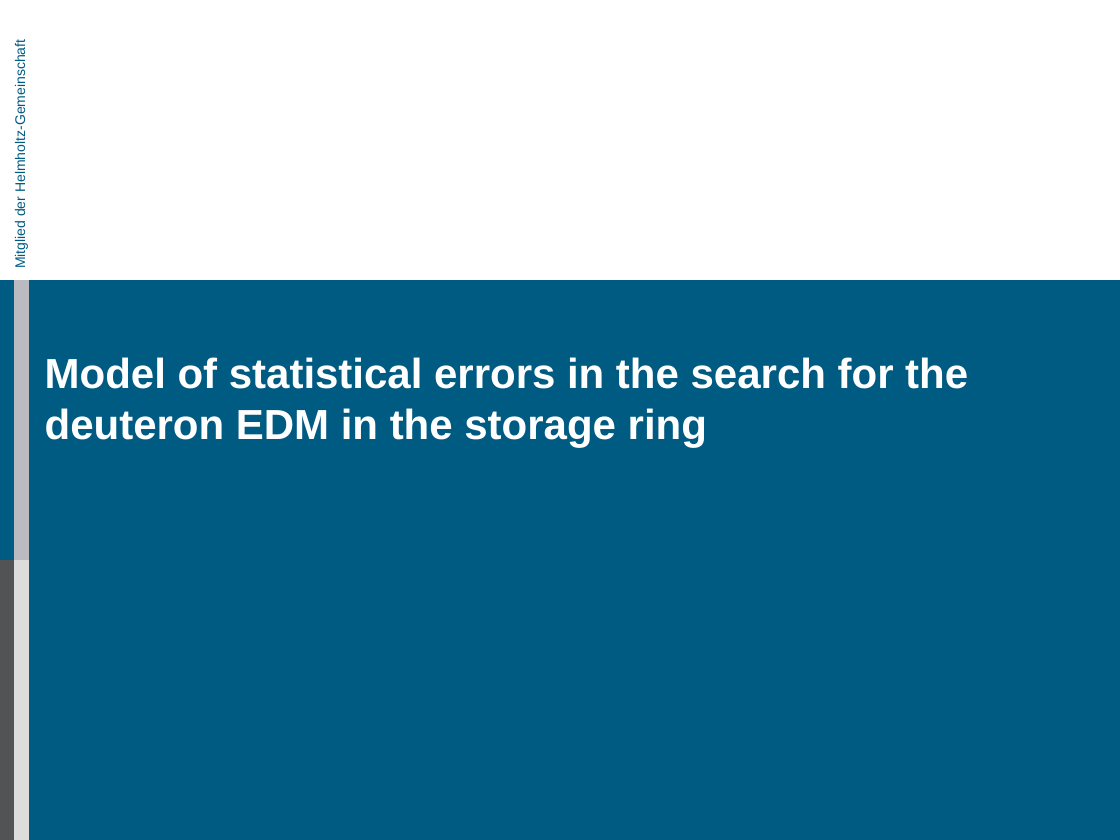
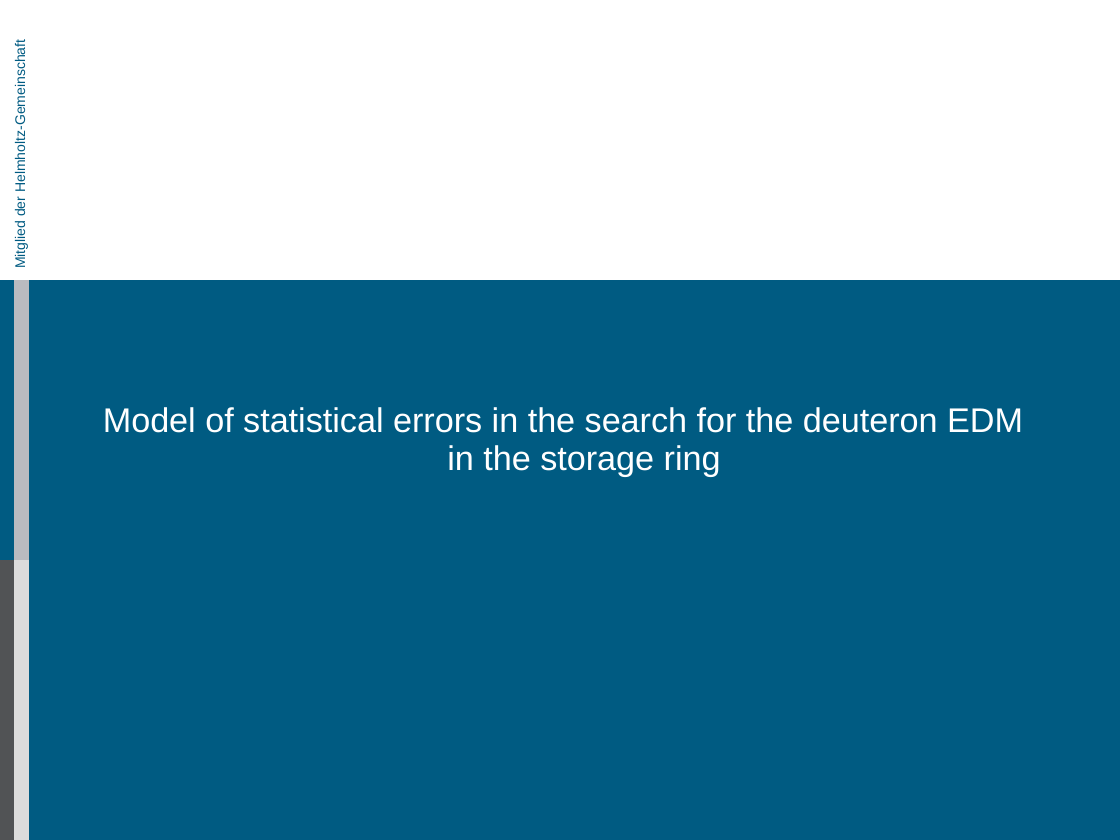
Before and after one commit to AlexAksentyev/EDM, a slide deck: slide 1 of Reports/DPG/DPG_proto.ppt. Drawn at 1120x840 pixels with LibreOffice and Linux fonts; fonts in the diff are those of the drawing; background and template pictures are left out. Boxes give left, top, right and bottom in pixels: in the first picture for what was removed or moved away, otherwise in the second. Text is boxed around its words. In the diff, an @@ line names an element or a change of style, - is before the commit and + after.

```diff
--- a/Reports/DPG/DPG_proto.ppt
+++ b/Reports/DPG/DPG_proto.ppt
@@ text "Model of statistical errors in ...": place and size @@
-text "Model of statistical errors in ..." at bbox=[45, 357, 968, 447]
+text "Model of statistical errors in ..." at bbox=[103, 407, 1023, 477]
@@ text "Model of statistical errors in ..." at bbox=[103, 407, 1023, 477]: size 27 to 22 pt, bold off; alignment left to centre; indent changed; line spacing 1 to 0.93; more space between paragraphs; vertical alignment top to middle @@
```
Also in this commit, not shown: 7 other slides changed, 3 slides added, 1 slide removed, 5 other files.
